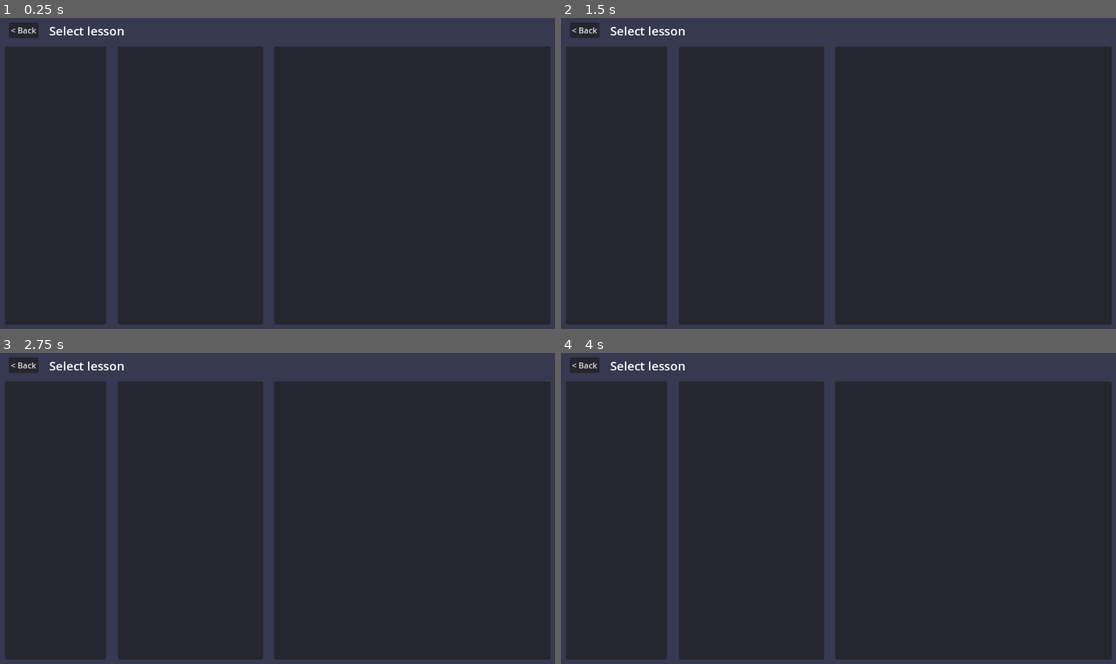
Above: before the commit, frames 1-4 (two rows, left to right).
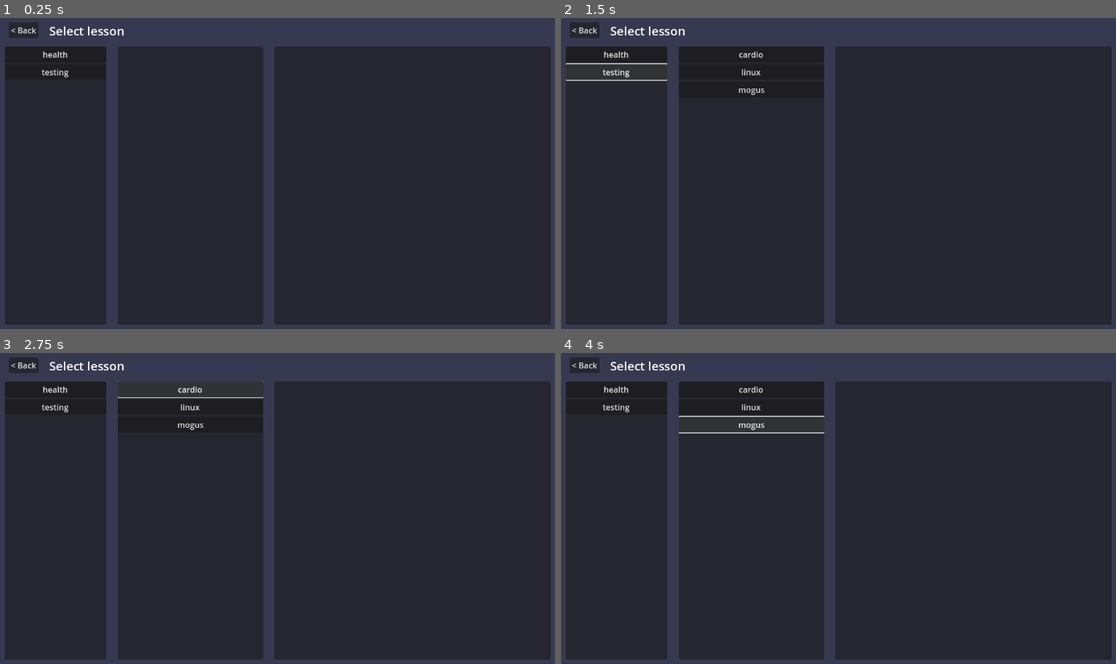
Above: after the commit, the same moments.

Repository: squidink7/SuperAF
Game: Godot game, scene res://scenes/ui/teacher_page.tscn
Two runs of this game, one before a commit and one after it. Both use one fixed random seed, a clock stepped at 60 frames per second and the inputs below. This scene is started directly instead of the project's main scene.
Inputs (mouse positions are in pixels of both pictures, inside the frame that each line leads up to):
- Up to frame 1 (0.25 s): no input
- Up to frame 2 (1.5 s): click (616, 55) at 0.5 s, where only the run after the commit has a clickable "health"; click (616, 70) at 1.25 s, where only the run after the commit has a clickable "testing"
- Up to frame 3 (2.75 s): click (188, 390) at 2 s, where only the run after the commit has a clickable "cardio"
- Up to frame 4 (4 s): click (749, 405) at 2.75 s, where only the run after the commit has a clickable "linux"; click (749, 424) at 3.5 s, where only the run after the commit has a clickable "mogus"

The runs differ from the first frame. In frame 1, 0.1% of the frame differs, in the area x 7-13%, y 10-20%; in frame 2, 0.4%; in frame 3, 0.3%; in frame 4, 0.5%, in the area x 7-48%, y 10-26%.
Error before the commit: Cannot call method 'add_child' on a null value. (res://scenes/ui/teacher_page.gd:11)
Error after the commit: Invalid assignment of property or key 'text' with value of type 'String' on a base object of type 'null instance'. (res://scenes/ui/teacher_page.gd:25)

Commit message:
Fixing code for teacher_page

Diff:
--- a/scenes/ui/teacher_page.gd
+++ b/scenes/ui/teacher_page.gd
@@ -16,3 +16,10 @@
 	for lesson in lessons:
 		var b = Button.new()
 		b.text = lesson
+		b.pressed.connect(show_lesson.bind(topic, lesson))
+		%Lessons.add_child(b)
+
+func show_lesson(topic: String, lesson: String):
+	var lesson_text = Data.get_lesson(topic, lesson)
+
+	%LessonText.text = lesson_text
--- a/scenes/ui/teacher_page.tscn
+++ b/scenes/ui/teacher_page.tscn
@@ -31,10 +31,14 @@
 grow_horizontal = 2
 grow_vertical = 2
 
-[node name="VBoxContainer" type="VBoxContainer" parent="TopicsPanel/Topics"]
+[node name="Topics" type="VBoxContainer" parent="TopicsPanel/Topics"]
+unique_name_in_owner = true
 layout_mode = 2
 size_flags_horizontal = 3
 size_flags_vertical = 3
+
+[node name="Label" type="Label" parent="TopicsPanel/Topics"]
+layout_mode = 2
 
 [node name="LessonsPanel" type="Panel" parent="."]
 layout_mode = 1
@@ -57,7 +61,8 @@
 grow_horizontal = 2
 grow_vertical = 2
 
-[node name="VBoxContainer" type="VBoxContainer" parent="LessonsPanel/Lessons"]
+[node name="Lessons" type="VBoxContainer" parent="LessonsPanel/Lessons"]
+unique_name_in_owner = true
 layout_mode = 2
 size_flags_horizontal = 3
 size_flags_vertical = 3
